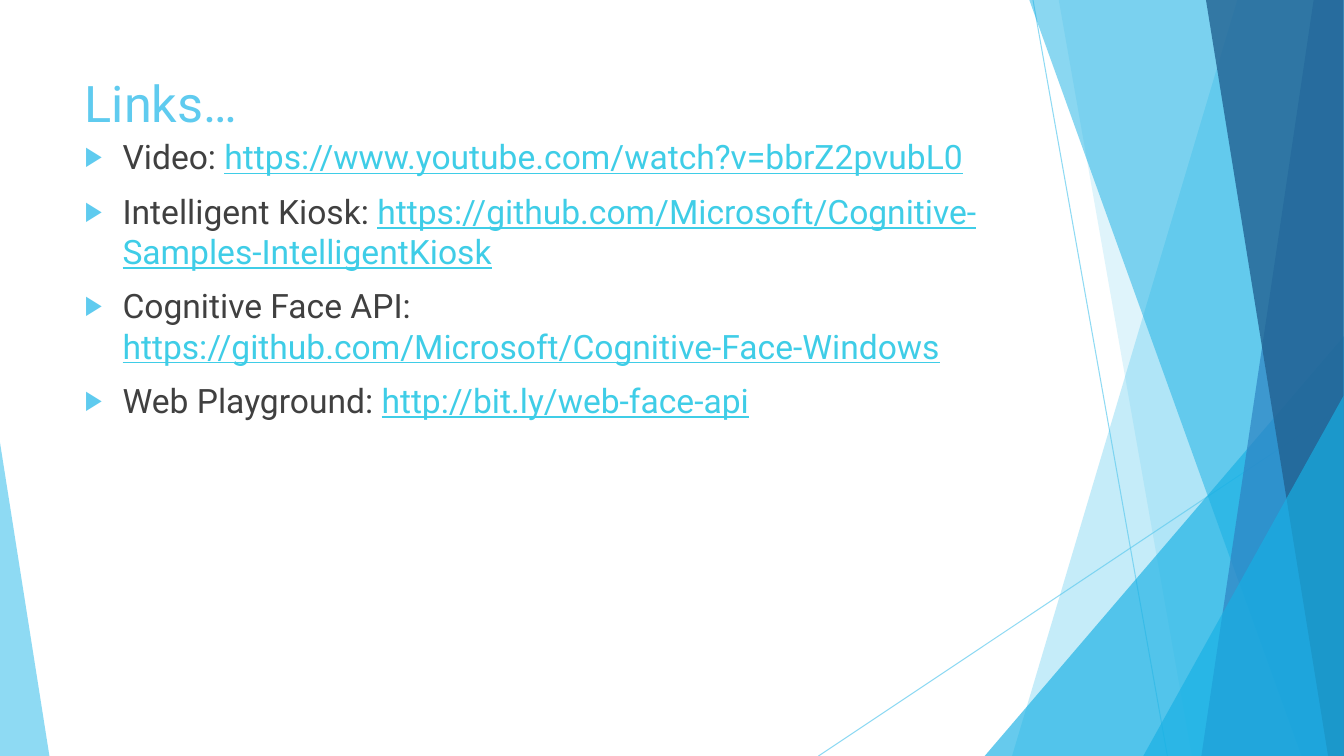
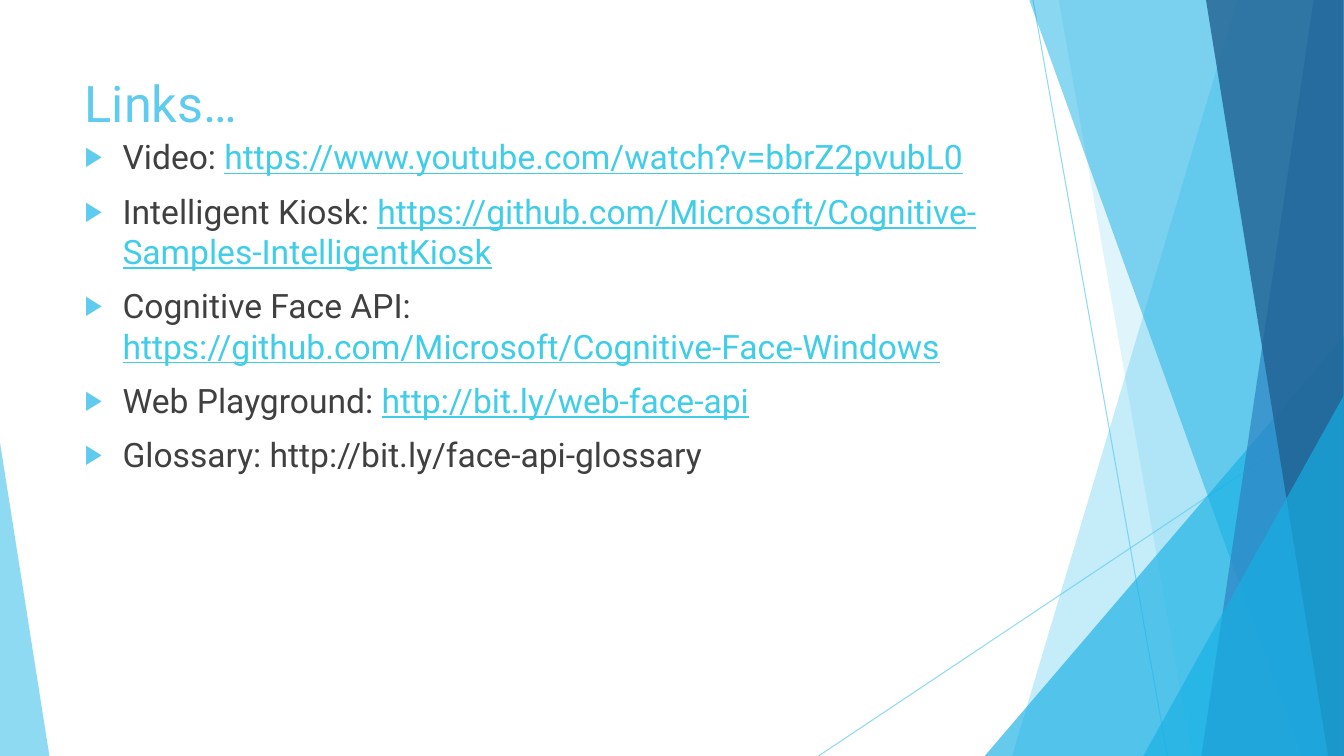
Before and after one commit to pulcher/Robot-Overlord-TV, a slide deck: slide 15 of roltv.pptx (slide 12 before the commit). Drawn at 1344x756 pixels with LibreOffice and Linux fonts; fonts in the diff are those of the drawing. Boxes give left, top, right and bottom in pixels: in the first picture for what was removed or moved away, otherwise in the second. Text is boxed around its words. In the diff, an @@ line names an element or a change of style, - is before the commit and + after.

```diff
--- a/roltv.pptx
+++ b/roltv.pptx
@@ text at [123, 441, 702, 474]: paragraph added @@
+▶ Glossary: http://bit.ly/face-api-glossary
```
Also in this commit, not shown: 3 other slides changed, 5 slides added, 2 slides removed.
